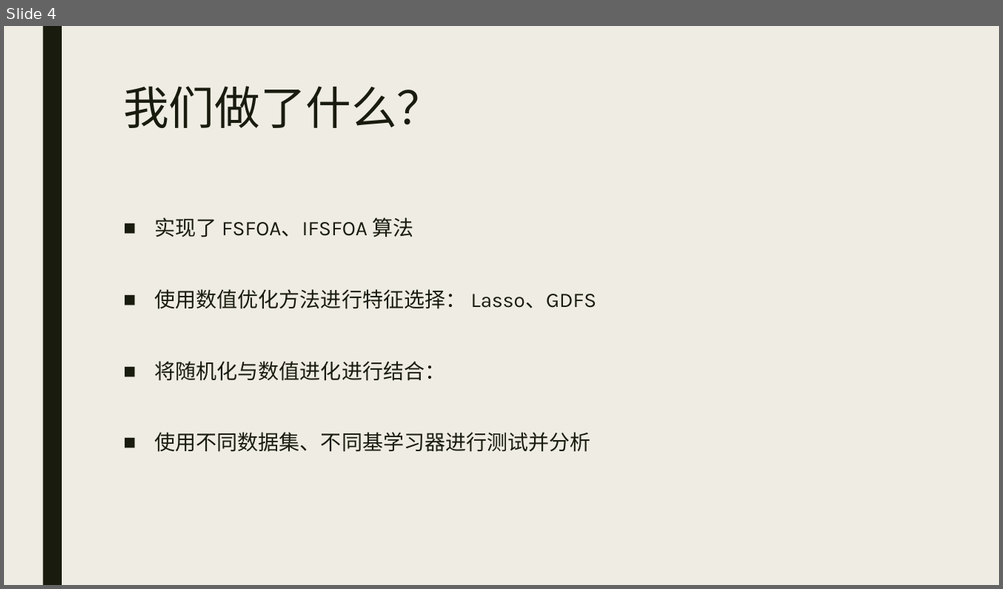
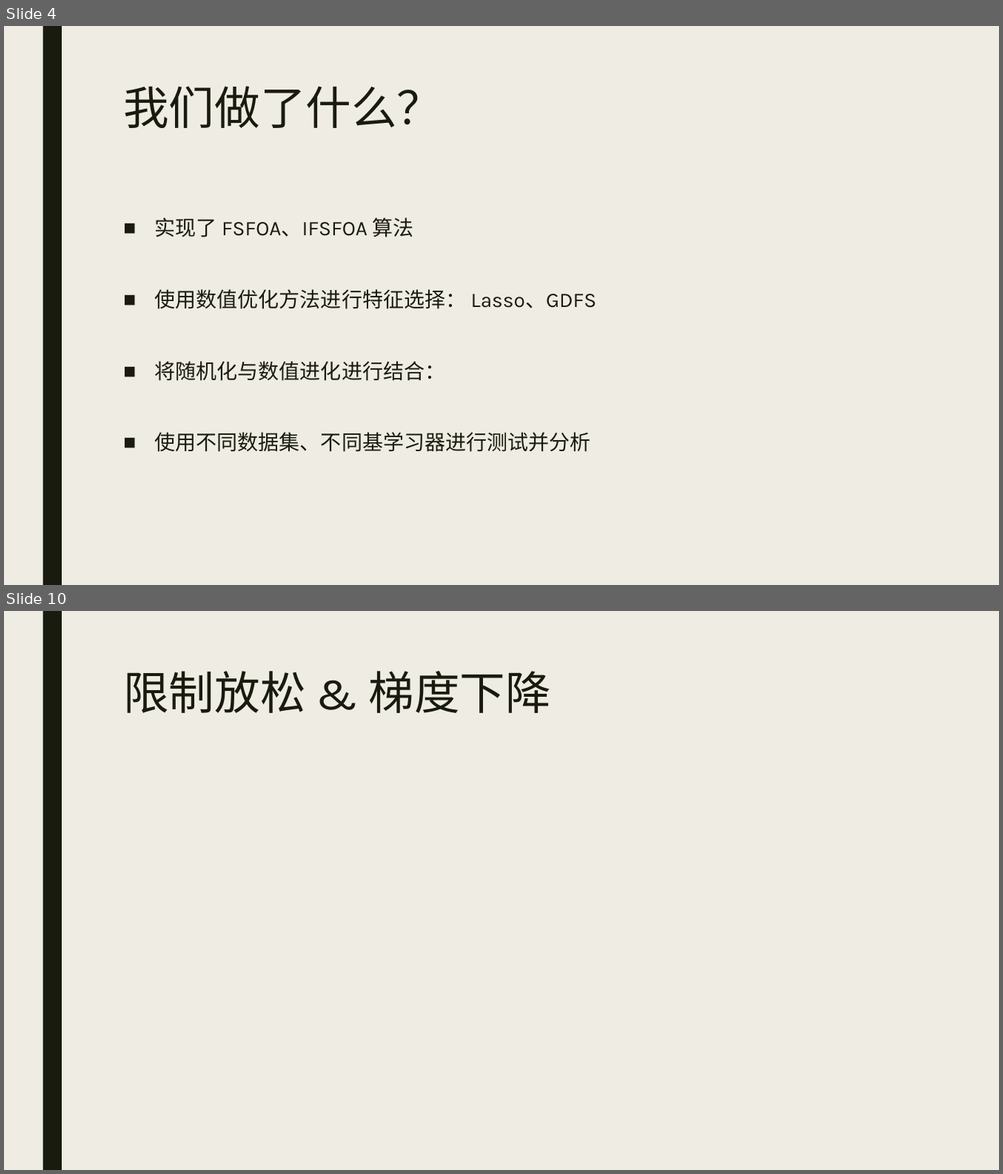
Before and after one commit to WNJXYK/JLU_FeatureSelection, a slide deck: Doc/Pre.pptx. Shown one above the other, each under a label of ours: slide 4 before the commit, slides 4 and 10 after it; the slides between them are not shown. The pictures are 1003x589 and 1003x1174 pixels, drawn with LibreOffice and Linux fonts; fonts in the diff are those of the drawing; grey boxes stand for pictures. Boxes give left, top, right and bottom in pixels: in the first picture for what was removed or moved away, otherwise in the second. Text is boxed around its words. In the diff, an @@ line names an element or a change of style, - is before the commit and + after.

```diff
--- a/Doc/Pre.pptx
+++ b/Doc/Pre.pptx
@@ slide 10 added at (x1=4, y1=611, x2=999, y2=1170), background #EFEDE3; not listed: 1 template element that a slide beside it also shows @@
@@ title added at (x1=123, y1=671, x2=551, y2=713), 44 pt, text #191B0E @@
+限制放松 & 梯度下降
```
Also in this commit, not shown: 2 slides changed, 6 other slides added, 2 other files.
